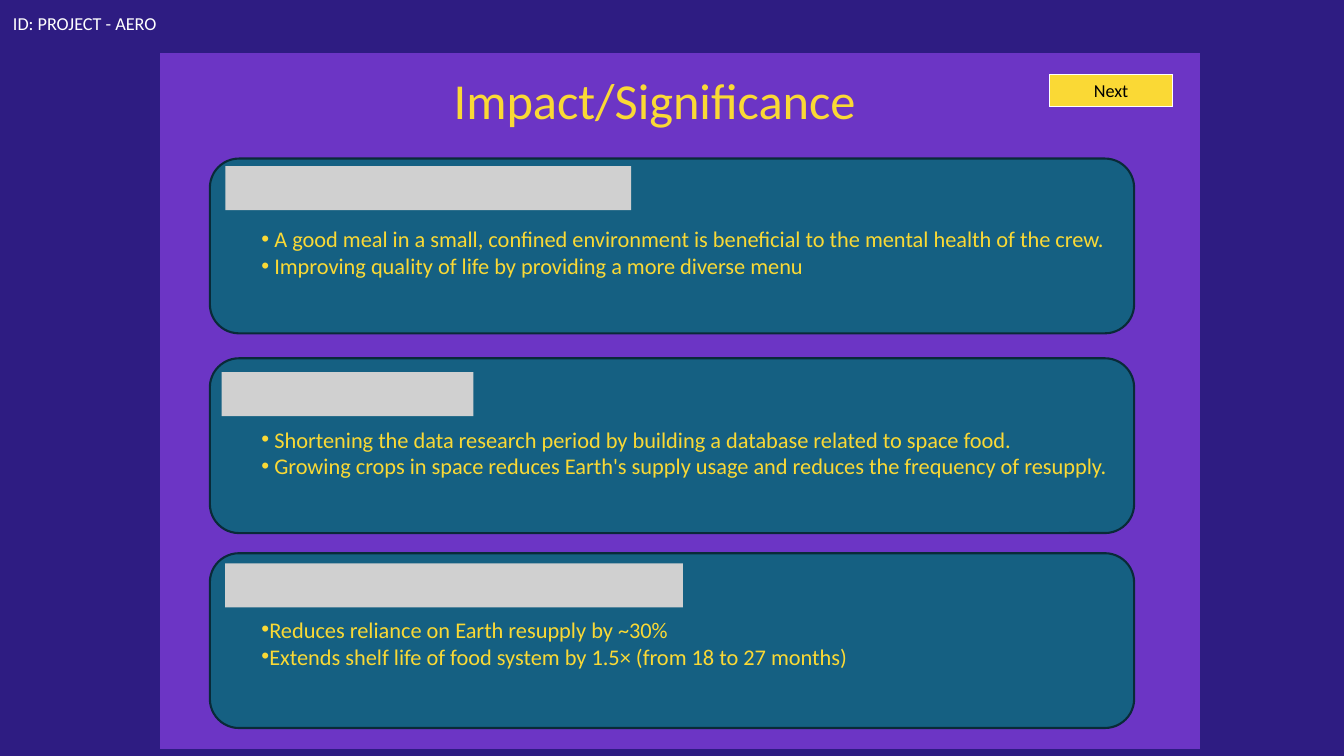
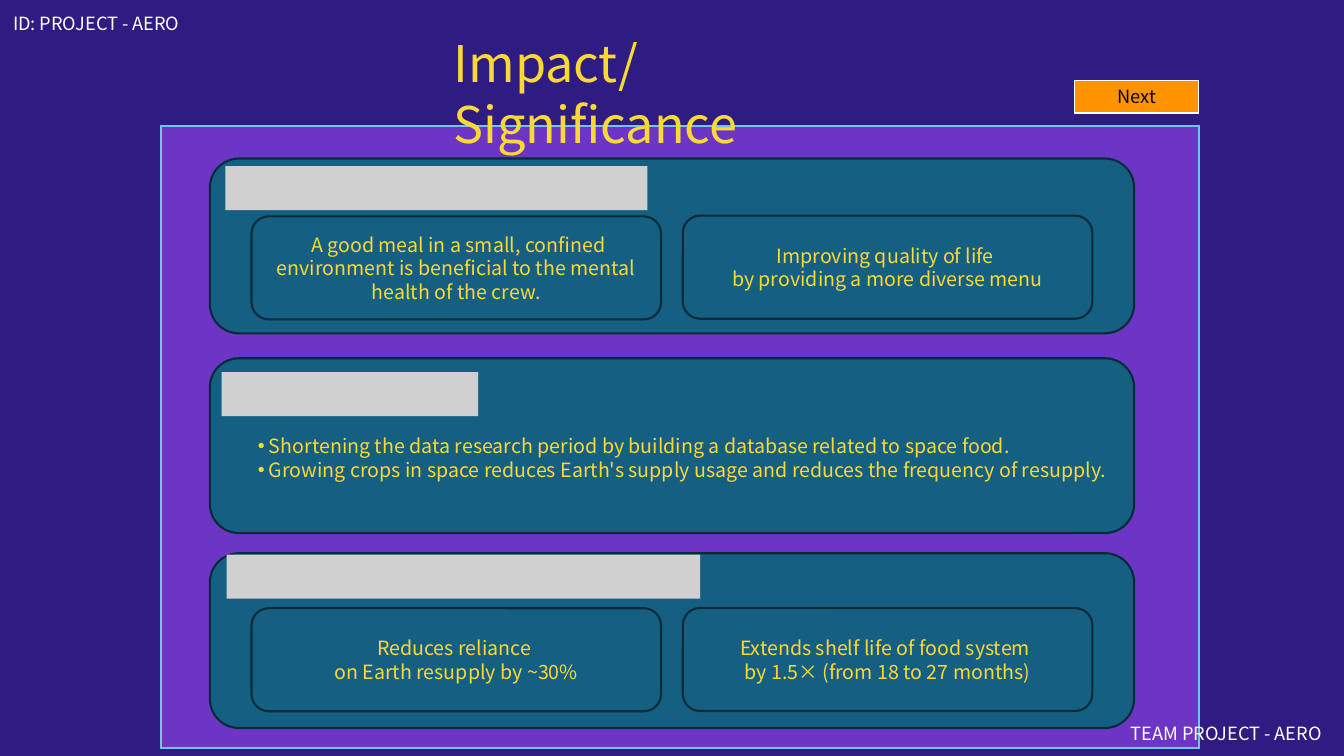
Before and after one commit to hansrocketry-hue/UNIST-Aero, a slide deck: slide 6 of project_powerpoint/project_demo.pptx. Drawn at 1344x756 pixels with LibreOffice and Linux fonts; fonts in the diff are those of the drawing; grey boxes stand for pictures; background and template pictures are left out. Boxes give left, top, right and bottom in pixels: in the first picture for what was removed or moved away, otherwise in the second. Text is boxed around its words. In the diff, an @@ line names an element or a change of style, - is before the commit and + after.

```diff
--- a/project_powerpoint/project_demo.pptx
+++ b/project_powerpoint/project_demo.pptx
@@ text "ID: PROJECT - AERO" at [13, 16, 180, 31]: font Calibri to Noto Sans CJK KR @@
@@ text "Impact/Significance" at [454, 42, 738, 156]: font Calibri to Noto Sans CJK KR @@
@@ text "Impact/Significance": place and size @@
-text "Impact/Significance" at [454, 84, 856, 128]
+text "Impact/Significance" at [454, 42, 738, 156]
@@ rectangle "Next": place and size @@
-rectangle "Next" at [1050, 74, 1174, 106]
+rectangle "Next" at [1075, 82, 1199, 114]
@@ rectangle added at [1075, 81, 1199, 113], fill #FF9300, outline #FFFFFF 0.75 pt, 13 pt, text #000000 @@
+Next
@@ rectangle: place and size @@
-rectangle at [161, 54, 1199, 749]
+rectangle at [161, 126, 1199, 748]
@@ rectangle at [161, 126, 1199, 748]: outline #6C35C5 1.5 pt to #74C4E9 1.5 pt @@
@@ picture: place and size @@
-picture at [226, 166, 632, 211]
+picture at [226, 166, 648, 211]
@@ rounded rectangle "A good meal in a ...": place and size @@
-rounded rectangle "A good meal in a ..." at [274, 231, 1103, 278]
+rounded rectangle "A good meal in a ..." at [252, 217, 661, 320]
@@ rounded rectangle "A good meal in a ..." at [252, 217, 661, 320]: size 16 to 14 pt, font Calibri to Noto Sans CJK KR; alignment left to centre; bullet • to none; vertical alignment top to middle; fill none to #156082; outline none to #092A39 1.5 pt @@
@@ rounded rectangle added at [683, 216, 1092, 319], fill #156082, outline #092A39 1.5 pt, 14 pt, text #FAD935 @@
+Improving quality of life
+by providing a more diverse menu
@@ text in rounded rectangle at [274, 258, 802, 278]: paragraph removed @@
-• Improving quality of life by providing a more diverse menu
@@ picture: place and size @@
-picture at [222, 372, 474, 416]
+picture at [222, 372, 479, 416]
@@ text "Shortening the data research period ..." at [269, 437, 1106, 482]: size 16 to 14 pt, font Calibri to Noto Sans CJK KR @@
@@ picture: place and size @@
-picture at [225, 564, 683, 608]
+picture at [227, 555, 701, 599]
@@ rounded rectangle added at [252, 608, 661, 711], fill #156082, outline #092A39 1.5 pt, 14 pt, text #FAD935 @@
+Reduces reliance
+on Earth resupply by ~30%
@@ rounded rectangle "Extends shelf life of food ...": place and size @@
-rounded rectangle "Extends shelf life of food ..." at [269, 622, 847, 669]
+rounded rectangle "Extends shelf life of food ..." at [683, 608, 1092, 711]
@@ rounded rectangle "Extends shelf life of food ..." at [683, 608, 1092, 711]: vertical alignment top to middle; fill none to #156082; outline none to #092A39 1.5 pt @@
@@ text in rounded rectangle at [740, 639, 1030, 684]: text changed; size 16 to 14 pt; font Calibri to Noto Sans CJK KR @@
-• Reduces reliance on Earth resupply by ~30%
-• Extends shelf life of food system by 1.5× (from 18 to 27 months)
+Extends shelf life of food system
+by 1.5× (from 18 to 27 months)
@@ text added at [1131, 721, 1322, 745], 13 pt, text #FFFFFF @@
+TEAM PROJECT - AERO
```
Also in this commit, not shown: 5 other slides changed, 1 slide added, 1 slide removed.
